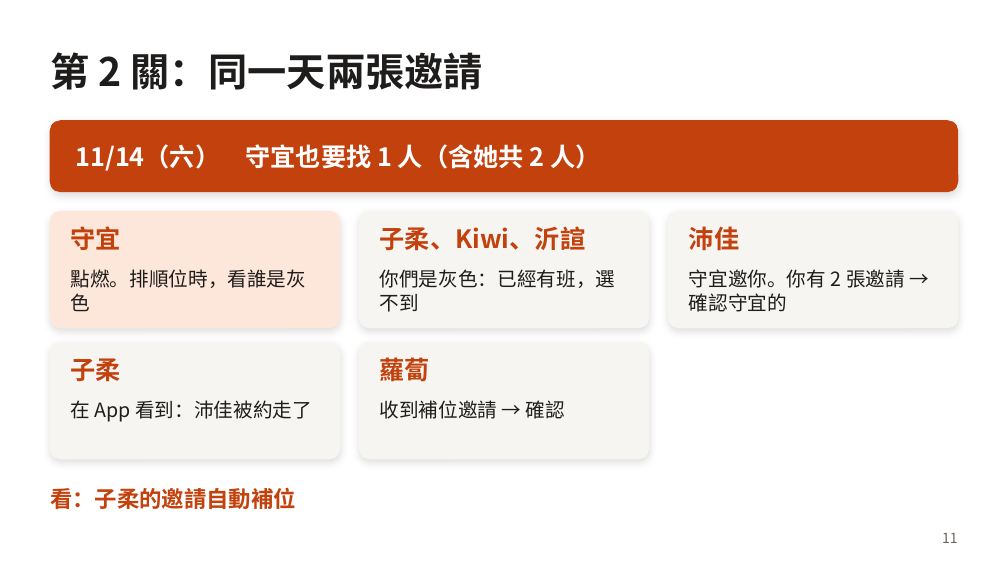
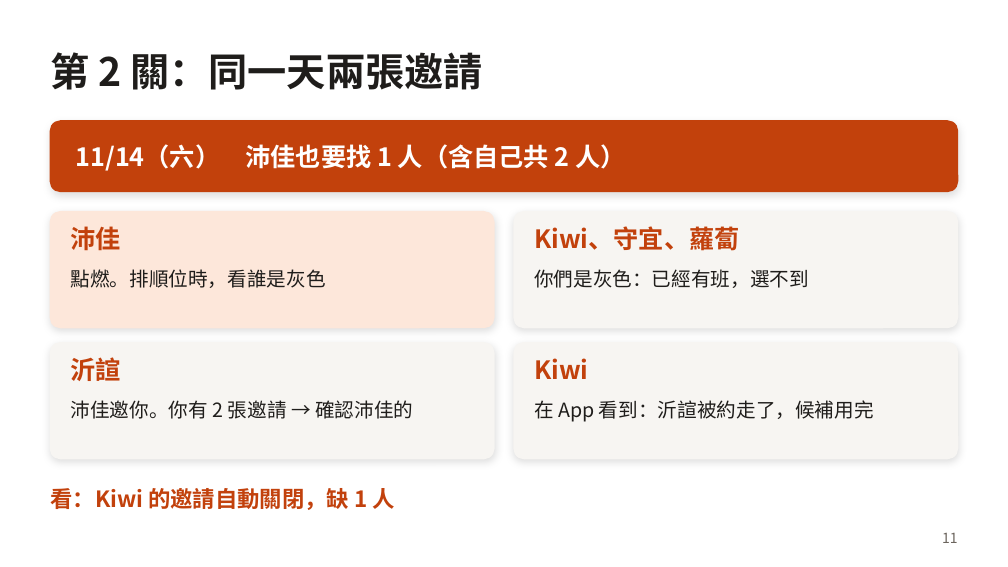
Before and after one commit to ababaa2abbb-huochai/huochai-app, a slide deck: slide 11 of docs/briefing/huochai-briefing-30min.pptx. Drawn at 1008x567 pixels with LibreOffice and Linux fonts; fonts in the diff are those of the drawing. Boxes give left, top, right and bottom in pixels: in the first picture for what was removed or moved away, otherwise in the second. Text is boxed around its words. In the diff, an @@ line names an element or a change of style, - is before the commit and + after.

```diff
--- a/docs/briefing/huochai-briefing-30min.pptx
+++ b/docs/briefing/huochai-briefing-30min.pptx
@@ text at box(76, 144, 625, 171): text changed @@
-11/14（六） 守宜也要找 1 人（含她共 2 人）
+11/14（六） 沛佳也要找 1 人（含自己共 2 人）
@@ rounded rectangle: place and size @@
-rounded rectangle at box(50, 212, 340, 328)
+rounded rectangle at box(50, 212, 494, 328)
@@ text "沛佳": place and size @@
-text "沛佳" at box(689, 226, 739, 251)
+text "沛佳" at box(71, 226, 121, 251)
@@ text removed at box(71, 226, 121, 250) @@
-守宜
@@ rounded rectangle: place and size @@
-rounded rectangle at box(360, 212, 649, 328)
+rounded rectangle at box(514, 212, 958, 328)
@@ text at box(534, 226, 740, 251): text changed @@
-子柔、Kiwi、沂諠
+Kiwi、守宜、蘿蔔
@@ text "點燃。排順位時，看誰是灰色" rewrapped from box(71, 269, 307, 312) to box(71, 269, 326, 288) @@
@@ text "你們是灰色：已經有班，選不到" rewrapped from box(380, 269, 616, 312) to box(534, 269, 809, 288) @@
@@ rounded rectangle: place and size @@
-rounded rectangle at box(668, 212, 958, 328)
+rounded rectangle at box(50, 343, 494, 459)
@@ text removed at box(71, 358, 121, 382) @@
-子柔
@@ text added at box(71, 357, 121, 381), 18 pt, text #C2410C, bold @@
+沂諠
@@ rounded rectangle removed at box(360, 343, 649, 459) @@
@@ text removed at box(380, 354, 430, 386) @@
-蘿蔔
@@ rounded rectangle: place and size @@
-rounded rectangle at box(50, 343, 340, 459)
+rounded rectangle at box(514, 343, 958, 459)
@@ text added at box(534, 358, 588, 379), 18 pt, text #C2410C, bold @@
+Kiwi
@@ text at box(71, 400, 413, 419): text changed @@
-守宜邀你。你有 2 張邀請 → 確認守宜的
+沛佳邀你。你有 2 張邀請 → 確認沛佳的
@@ text removed at box(380, 400, 565, 419) @@
-收到補位邀請 → 確認
@@ text at box(534, 400, 874, 422): text changed @@
-在 App 看到：沛佳被約走了
+在 App 看到：沂諠被約走了，候補用完
@@ text at box(50, 488, 395, 510): text changed @@
-看：子柔的邀請自動補位
+看：Kiwi 的邀請自動關閉，缺 1 人
```
Also in this commit, not shown: 5 other slides changed, 2 other files.
